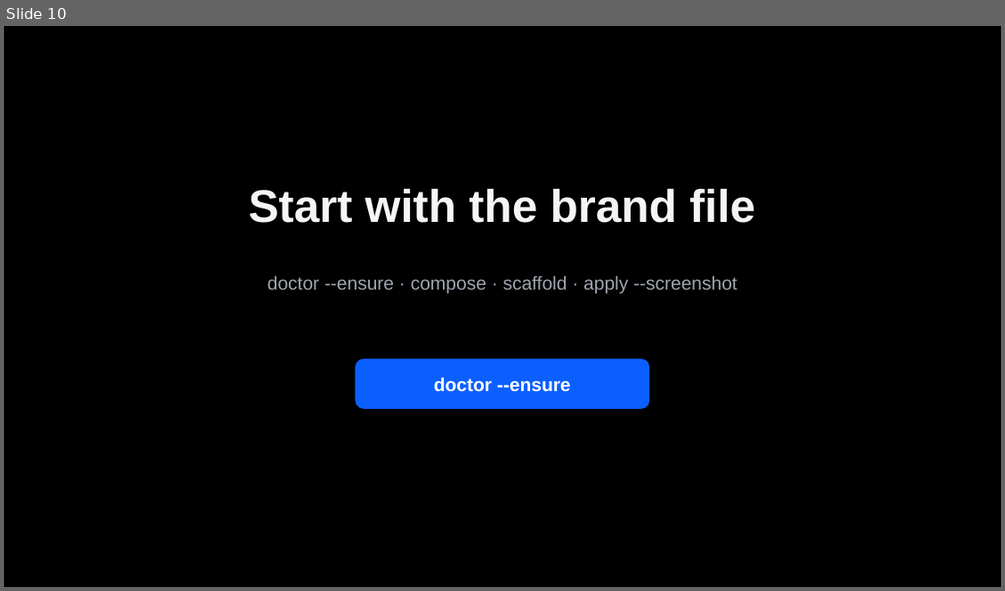
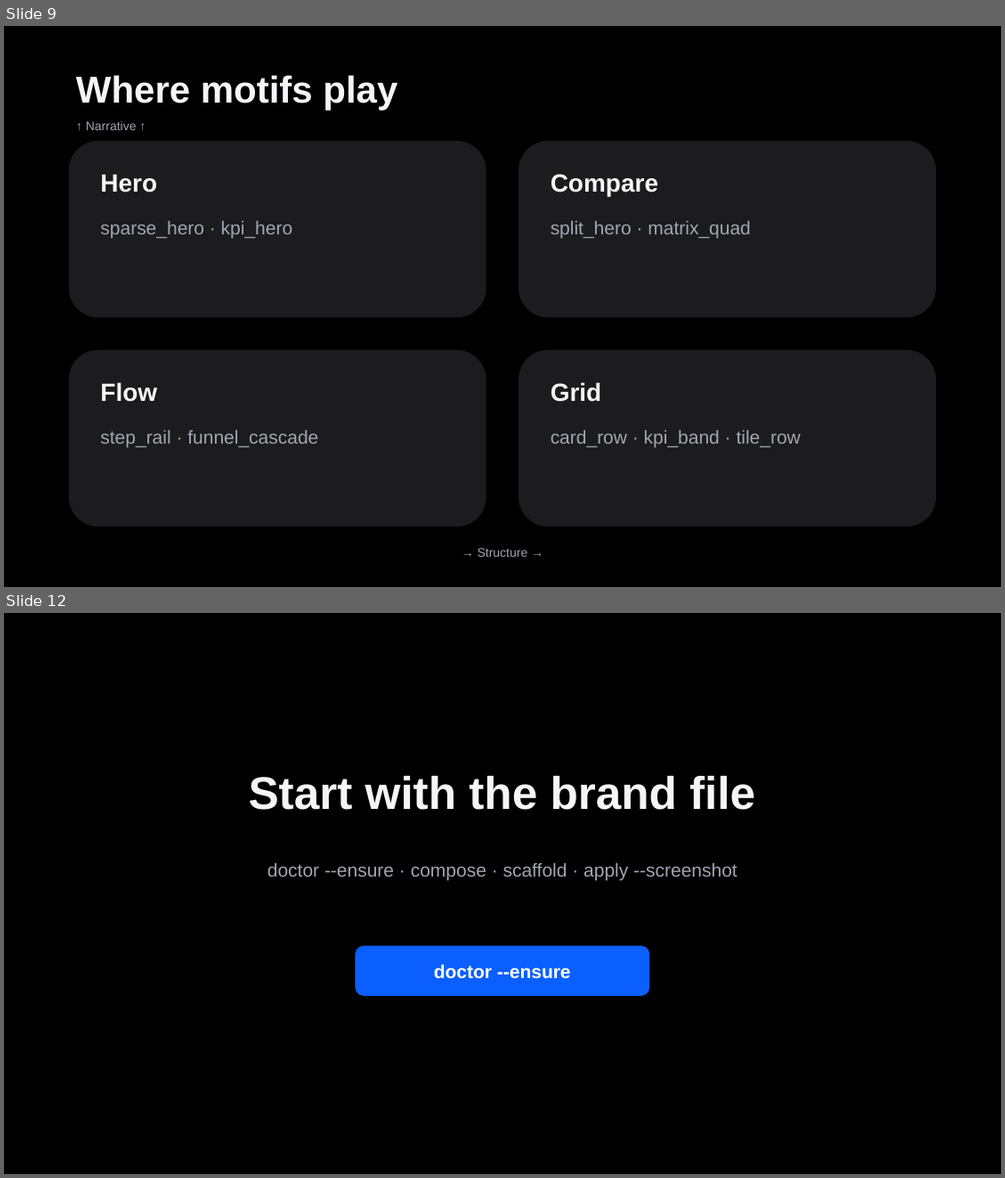
Before and after one commit to kimmingul/designmd-pptx, a slide deck: demo/designmd-pptx-best-v2.1.2.pptx. Shown one above the other, each under a label of ours: slide 10 before the commit, slides 9 and 12 after it; the slides between them are not shown. The pictures are 1005x591 and 1005x1178 pixels, drawn with LibreOffice and Linux fonts; fonts in the diff are those of the drawing. Boxes give left, top, right and bottom in pixels: in the first picture for what was removed or moved away, otherwise in the second. Text is boxed around its words. In the diff, an @@ line names an element or a change of style, - is before the commit and + after.

```diff
--- a/demo/designmd-pptx-best-v2.1.2.pptx
+++ b/demo/designmd-pptx-best-v2.1.2.pptx
@@ slide 9 added at [4, 26, 1001, 587], background #000000 @@
@@ text added at [76, 75, 397, 110], 36 pt, text #F5F5F7, bold @@
+Where motifs play
@@ text added at [86, 121, 137, 130], 12 pt, text #A0A6B0 @@
+↑ Narrative ↑
@@ rounded rectangle added at [69, 141, 486, 318], fill #1C1C1E @@
@@ rounded rectangle added at [518, 141, 936, 318], fill #1C1C1E @@
@@ text added at [100, 174, 157, 192], 24 pt, text #F5F5F7, bold @@
+Hero
@@ text added at [550, 174, 658, 196], 24 pt, text #F5F5F7, bold @@
+Compare
@@ text added at [100, 221, 293, 238], 18 pt, text #A0A6B0 @@
+sparse_hero · kpi_hero
@@ text added at [550, 221, 751, 238], 18 pt, text #A0A6B0 @@
+split_hero · matrix_quad
@@ rounded rectangle added at [69, 350, 486, 526], fill #1C1C1E @@
@@ rounded rectangle added at [518, 350, 936, 526], fill #1C1C1E @@
@@ text added at [100, 382, 157, 402], 24 pt, text #F5F5F7, bold @@
+Flow
@@ text added at [550, 382, 602, 402], 24 pt, text #F5F5F7, bold @@
+Grid
@@ text added at [100, 430, 318, 447], 18 pt, text #A0A6B0 @@
+step_rail · funnel_cascade
@@ text added at [550, 430, 801, 447], 18 pt, text #A0A6B0 @@
+card_row · kpi_band · tile_row
@@ text added at [477, 548, 528, 556], 12 pt, text #A0A6B0 @@
+→ Structure →
@@ what was slide 10 is now slide 12 @@
```
Also in this commit, not shown: 6 slides changed, 4 other slides added, 3 slides removed, 35 other files.
